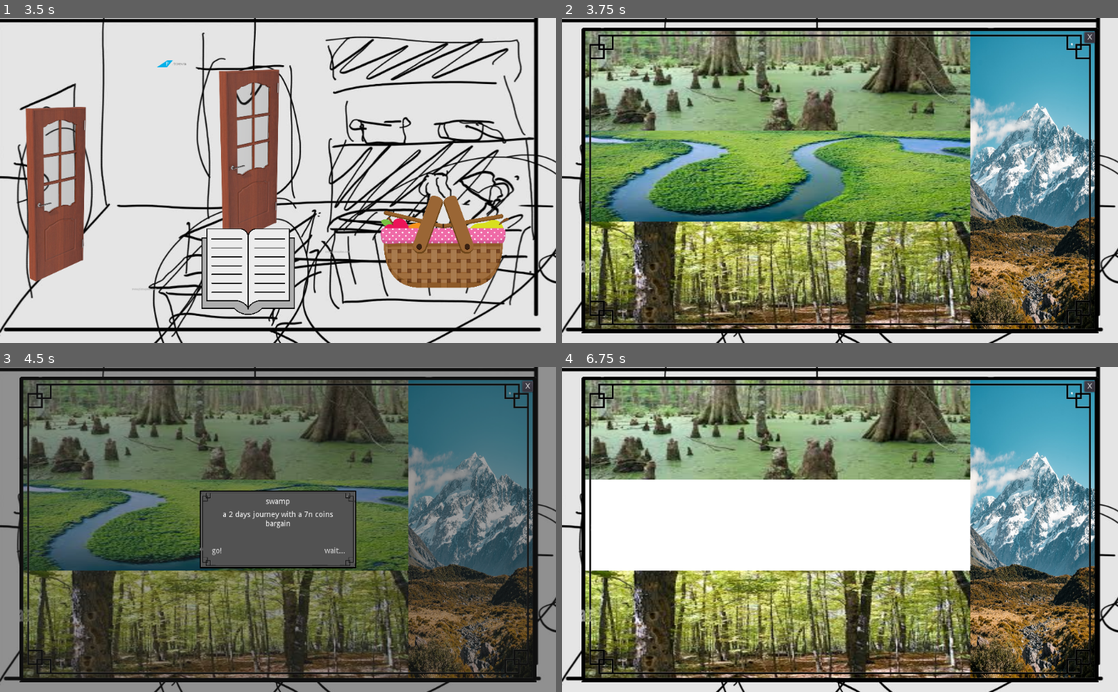
Above: before the commit, frames 1-4 (two rows, left to right).
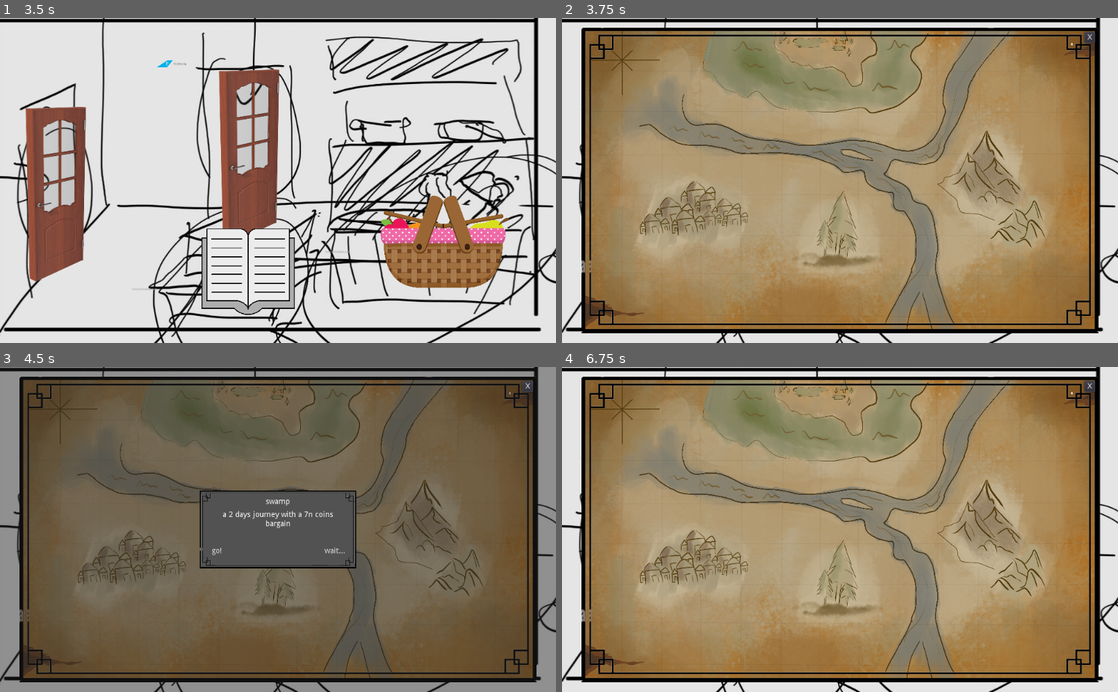
Above: after the commit, the same moments.

Repository: raimess11/GGJBandung23-Mandrake
Game: Godot game, scene res://ui/Menu.tscn
Two runs of this game, one before a commit and one after it. Both use one fixed random seed, a clock stepped at 60 frames per second and the inputs below. The project has no main scene, so this scene is started directly.
Inputs (mouse positions are in pixels of both pictures, inside the frame that each line leads up to; where the layout moved, square brackets give the same spot in the first picture):
- Up to frame 1 (3.5 s): click (278, 148) at 0.5 s; tap Enter at 1.25, 2.75 s; move the mouse to (55, 193) at 1.27 s; click (55, 193) at 1.35 s; tap Space at 2 s; move the mouse to (250, 154) at 2.02 s; click (250, 154) at 2.1 s; move the mouse to (250, 271) at 2.77 s; click (250, 271) at 2.85 s
- Up to frame 2 (3.75 s): tap Space at 3.5 s; move the mouse to (1006, 242) at 3.52 s; click (1006, 242) at 3.6 s
- Up to frame 3 (4.5 s): click (250, 415) [227, 445] at 4.25 s
- Up to frame 4 (6.75 s): click "go!" at 5 s; click "go!" at 5.75 s; click "wait..." at 6.5 s

Frame 1 is identical in both runs. In frame 2, 79% of the frame differs, in the area x 4-97%, y 3-97%; in frame 3, 59%; in frame 4, 79%.

Commit message:
add map to gathering map
add map and adjust button

Diff:
--- a/Mandrake Store and Root Garden/GatheringSpot/GatheringMap.tscn
+++ b/Mandrake Store and Root Garden/GatheringSpot/GatheringMap.tscn
@@ -1,55 +1,53 @@
-[gd_scene load_steps=9 format=2]
+[gd_scene load_steps=6 format=2]
 
 [ext_resource path="res://GatheringSpot/reminderUI.gd" type="Script" id=1]
-[ext_resource path="res://assets/photo-1589182373726-e4f658ab50f0.jpg" type="Texture" id=2]
-[ext_resource path="res://assets/download (2).jpg" type="Texture" id=3]
+[ext_resource path="res://ui/ruang utama/Map2.jpg" type="Texture" id=2]
 [ext_resource path="res://assets/white.png" type="Texture" id=4]
 [ext_resource path="res://ui/black-and-white-border-box-frame-M08B21-removebg-preview (1).png" type="Texture" id=5]
-[ext_resource path="res://assets/download.jpg" type="Texture" id=6]
-[ext_resource path="res://assets/download (1).jpg" type="Texture" id=7]
 [ext_resource path="res://GatheringSpot/GatheringMap.gd" type="Script" id=8]
 
 [node name="GatheringMap" type="CanvasLayer"]
 script = ExtResource( 8 )
 
+[node name="Map2" type="Sprite" parent="."]
+position = Vector2( 510, 299.5 )
+scale = Vector2( 0.245833, 0.256019 )
+texture = ExtResource( 2 )
+
 [node name="swamp" type="TextureButton" parent="."]
 anchor_left = 0.5
 anchor_right = 0.5
-margin_left = -473.0
+margin_left = -215.0
 margin_top = 20.0
-margin_right = 287.0
-margin_bottom = 268.0
-texture_normal = ExtResource( 7 )
+margin_right = 116.0
+margin_bottom = 163.0
 texture_pressed = ExtResource( 4 )
 texture_hover = ExtResource( 4 )
 expand = true
 
 [node name="river" type="TextureButton" parent="."]
-margin_left = 39.0
-margin_top = 208.0
-margin_right = 799.0
-margin_bottom = 376.0
-texture_normal = ExtResource( 6 )
+margin_left = 383.0
+margin_top = 199.0
+margin_right = 682.0
+margin_bottom = 294.0
 texture_pressed = ExtResource( 4 )
 texture_hover = ExtResource( 4 )
 expand = true
 
 [node name="forest" type="TextureButton" parent="."]
-margin_left = 39.0
-margin_top = 376.0
-margin_right = 752.0
-margin_bottom = 582.0
-texture_normal = ExtResource( 3 )
+margin_left = 437.0
+margin_top = 318.0
+margin_right = 598.0
+margin_bottom = 485.0
 texture_pressed = ExtResource( 4 )
 texture_hover = ExtResource( 4 )
 expand = true
 
 [node name="mountain" type="TextureButton" parent="."]
-margin_left = 752.0
-margin_top = 20.0
-margin_right = 988.0
-margin_bottom = 582.0
-texture_normal = ExtResource( 2 )
+margin_left = 686.0
+margin_top = 199.0
+margin_right = 918.0
+margin_bottom = 436.0
 texture_pressed = ExtResource( 4 )
 texture_hover = ExtResource( 4 )
 expand = true
@@ -150,7 +148,5 @@
 [connection signal="pressed" from="river" to="." method="_on_river_pressed"]
 [connection signal="pressed" from="forest" to="." method="_on_forest_pressed"]
 [connection signal="pressed" from="mountain" to="." method="_on_mountain_pressed"]
-
 [connection signal="pressed" from="Button" to="." method="_on_Button_pressed"]
-
 [connection signal="pressed" from="reminderUI/ColorRect/wait" to="reminderUI" method="_on_wait_pressed"]
--- a/Mandrake Store and Root Garden/project.godot
+++ b/Mandrake Store and Root Garden/project.godot
@@ -13,9 +13,15 @@
 "class": "collection",
 "language": "GDScript",
 "path": "res://encyclopedia/collection.gd"
+}, {
+"base": "Node2D",
+"class": "customer",
+"language": "GDScript",
+"path": "res://customer/Customer.gd"
 } ]
 _global_script_class_icons={
-"collection": ""
+"collection": "",
+"customer": ""
 }
 
 [application]
Binary file added: Mandrake Store and Root Garden/GatheringSpot/forest.png
Not shown, added: Mandrake Store and Root Garden/GatheringSpot/forest.png.import
Binary file added: Mandrake Store and Root Garden/GatheringSpot/mountain.png
Not shown, added: Mandrake Store and Root Garden/GatheringSpot/mountain.png.import
Binary file added: Mandrake Store and Root Garden/GatheringSpot/river.png
Not shown, added: Mandrake Store and Root Garden/GatheringSpot/river.png.import
Binary file added: Mandrake Store and Root Garden/GatheringSpot/swamp.png
Not shown, added: Mandrake Store and Root Garden/GatheringSpot/swamp.png.import
Binary file added: Mandrake Store and Root Garden/ui/ruang utama/Map2.jpg
Not shown, added: Mandrake Store and Root Garden/ui/ruang utama/Map2.jpg.import
